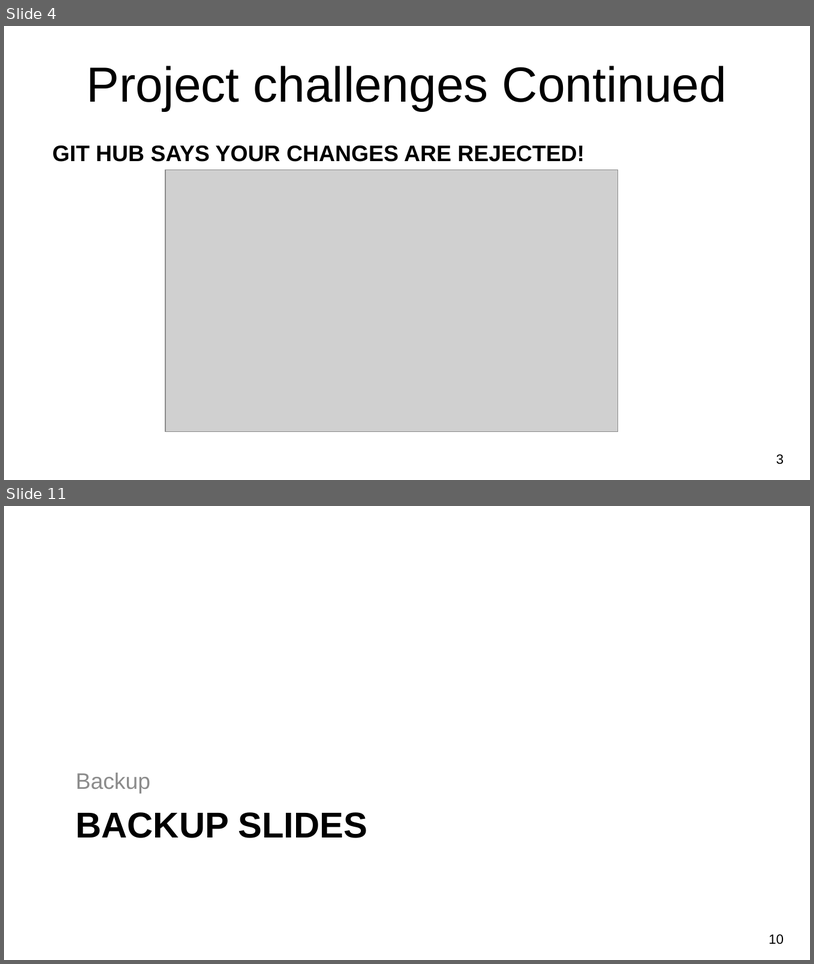
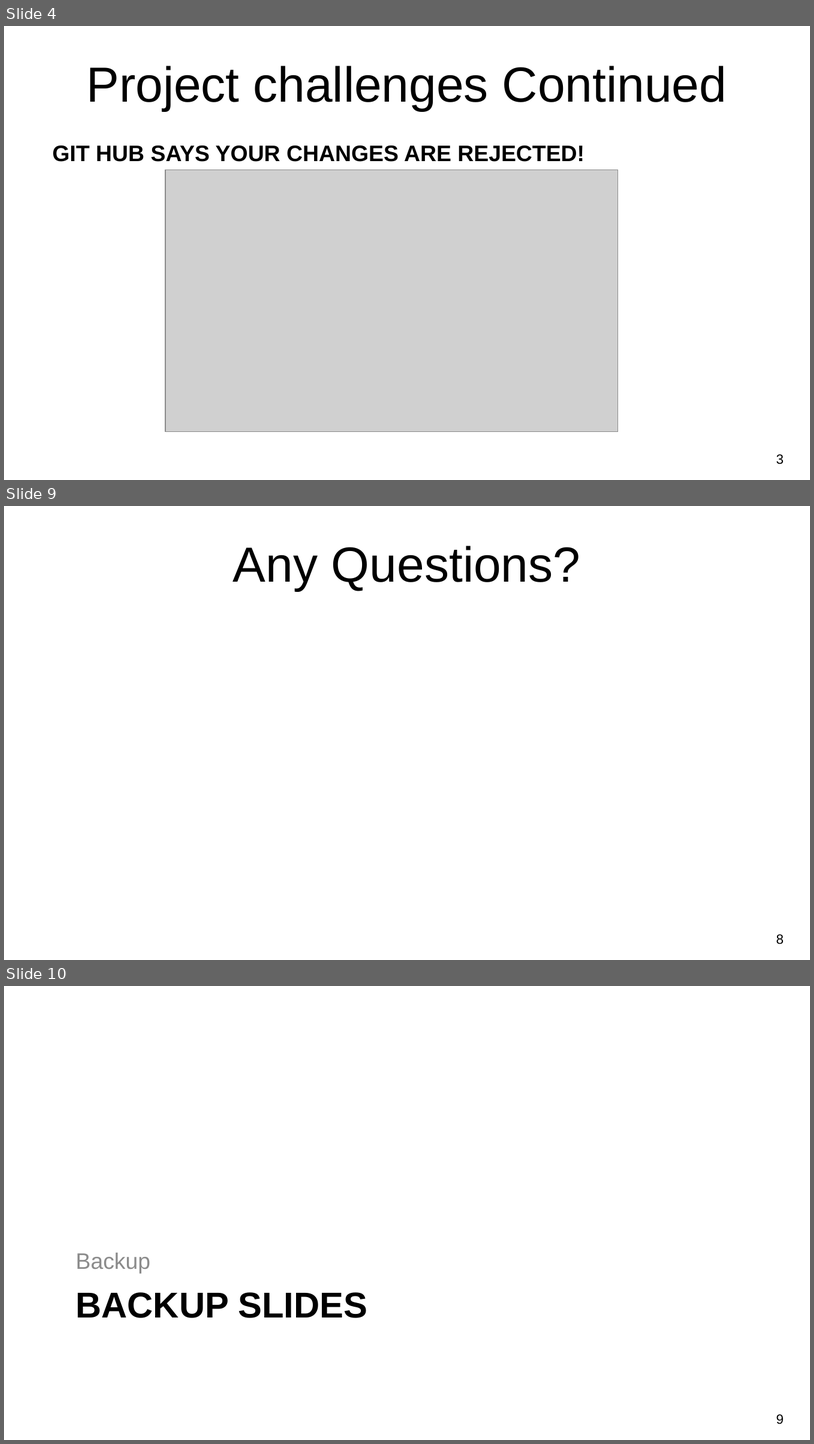
Before and after one commit to owenmeyer3/job-search-challenge, a slide deck: NU-Project2_Jobs Analysis.pptx. Shown one above the other, each under a label of ours: slides 4 and 11 before the commit, slides 4, 9 and 10 after it; the slides between them are not shown. The pictures are 814x964 and 814x1444 pixels, drawn with LibreOffice and Linux fonts; fonts in the diff are those of the drawing; grey boxes stand for pictures; background and template pictures are left out. Boxes give left, top, right and bottom in pixels: in the first picture for what was removed or moved away, otherwise in the second. Text is boxed around its words. In the diff, an @@ line names an element or a change of style, - is before the commit and + after.

```diff
--- a/NU-Project2_Jobs Analysis.pptx
+++ b/NU-Project2_Jobs Analysis.pptx
@@ slide 9 added at bbox=[4, 506, 810, 960], background picture (left out) @@
@@ title added at bbox=[233, 546, 581, 591], 44 pt, text #000000 @@
+Any Questions?
@@ page number added at bbox=[777, 934, 784, 944], 12 pt, text #000000 @@
+8
@@ what was slide 11 is now slide 10 @@
@@ page number at bbox=[777, 1414, 784, 1424]: text changed @@
-10
+9
```
Also in this commit, not shown: 3 slides changed, 3 other slides added, 6 slides removed.
